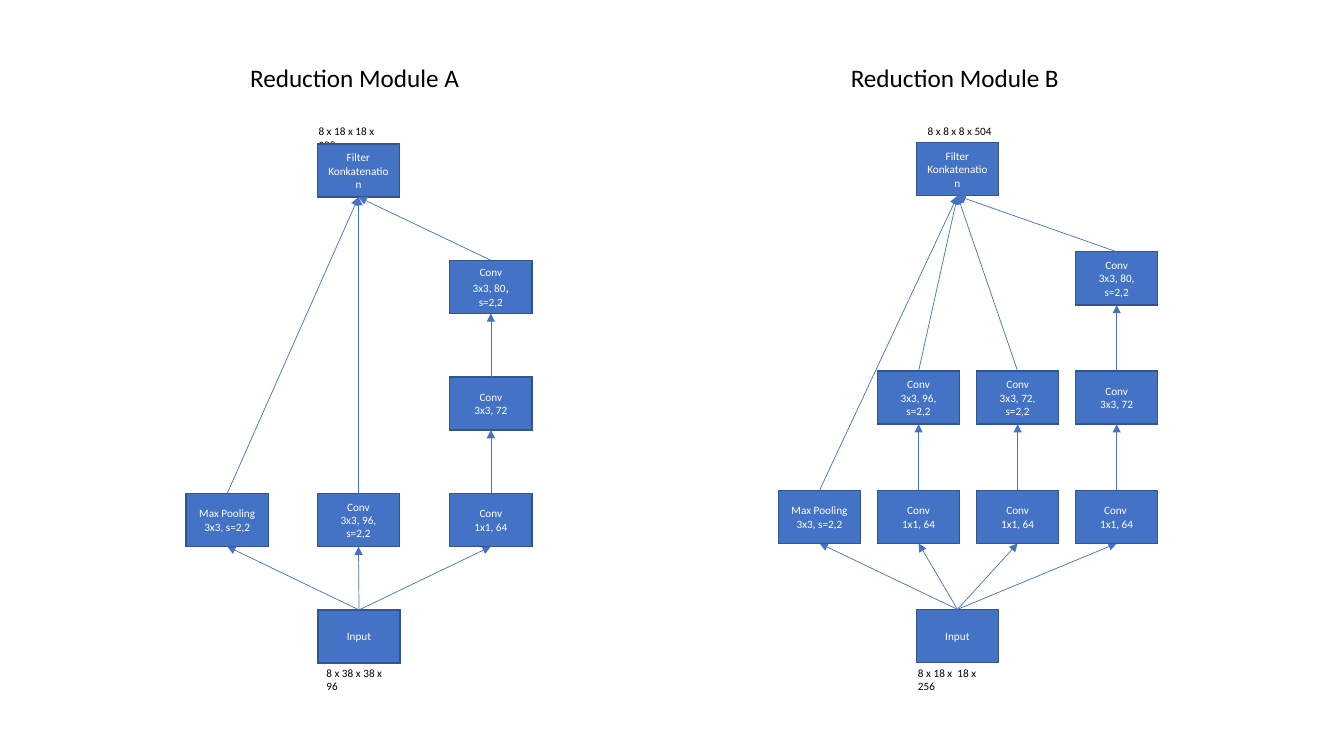
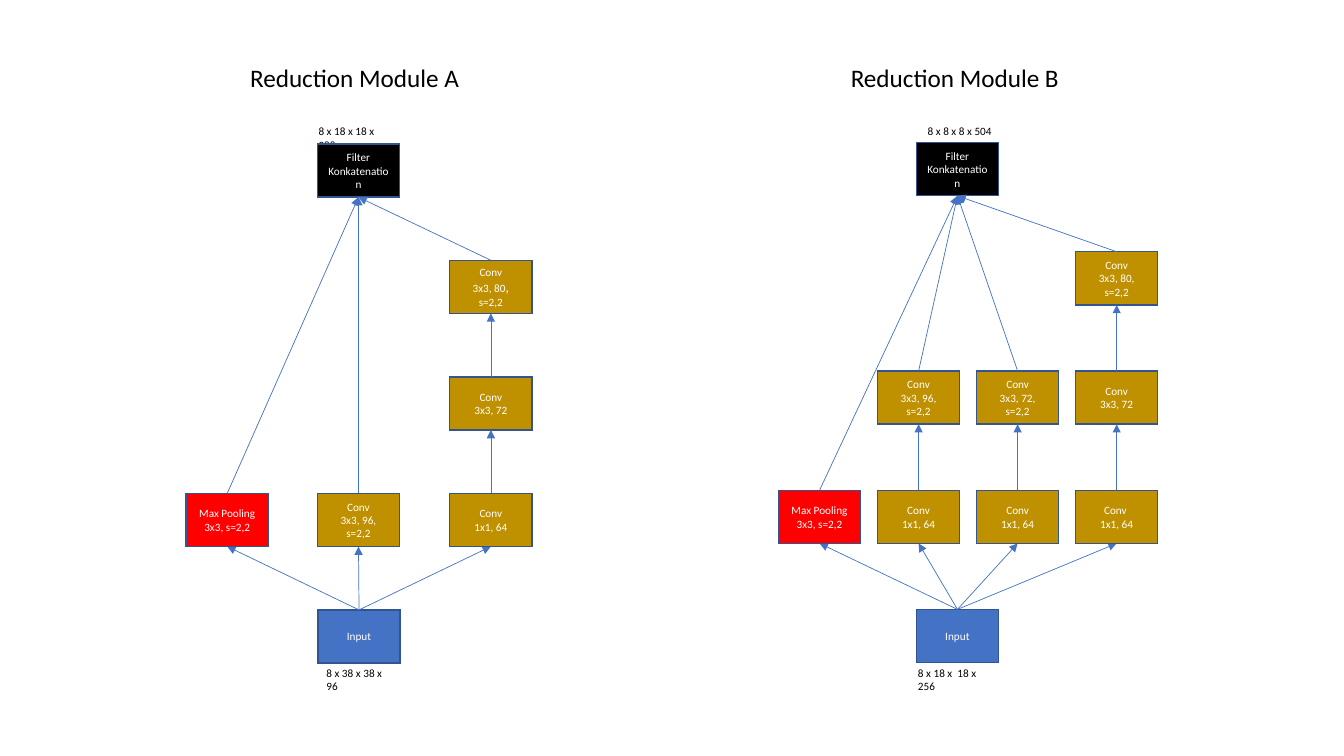
Before and after one commit to FrankSchaust/Bachelorarbeit, a slide deck: slide 4 of pictures/Inception.pptx. Drawn at 1344x756 pixels with LibreOffice and Linux fonts; fonts in the diff are those of the drawing. Boxes give left, top, right and bottom in pixels: in the first picture for what was removed or moved away, otherwise in the second. Text is boxed around its words. In the diff, an @@ line names an element or a change of style, - is before the commit and + after.

```diff
--- a/pictures/Inception.pptx
+++ b/pictures/Inception.pptx
@@ rectangle "Filter Konkatenation" at (x1=318, y1=144, x2=400, y2=198): fill #4472C4 to #000000 @@
@@ rectangle "Filter Konkatenation" at (x1=917, y1=143, x2=999, y2=197): fill #4472C4 to #000000 @@
@@ fill #4472C4 to #BF9000 in 11 elements at (x1=318, y1=494, x2=400, y2=547), (x1=450, y1=493, x2=532, y2=546), (x1=450, y1=377, x2=532, y2=431), (x1=450, y1=260, x2=532, y2=314), (x1=878, y1=490, x2=961, y2=543), (x1=977, y1=490, x2=1060, y2=543), (x1=1076, y1=490, x2=1158, y2=543), (x1=977, y1=371, x2=1060, y2=424), (x1=1076, y1=371, x2=1158, y2=424), (x1=1076, y1=252, x2=1158, y2=306), (x1=878, y1=371, x2=961, y2=424) @@
@@ rectangle "Max Pooling" at (x1=187, y1=493, x2=269, y2=546): fill #4472C4 to #FF0000 @@
@@ rectangle "Max Pooling" at (x1=778, y1=490, x2=861, y2=543): fill #4472C4 to #FF0000 @@
```
Also in this commit, not shown: 5 other slides changed, 1 slide added, 16 other files.
